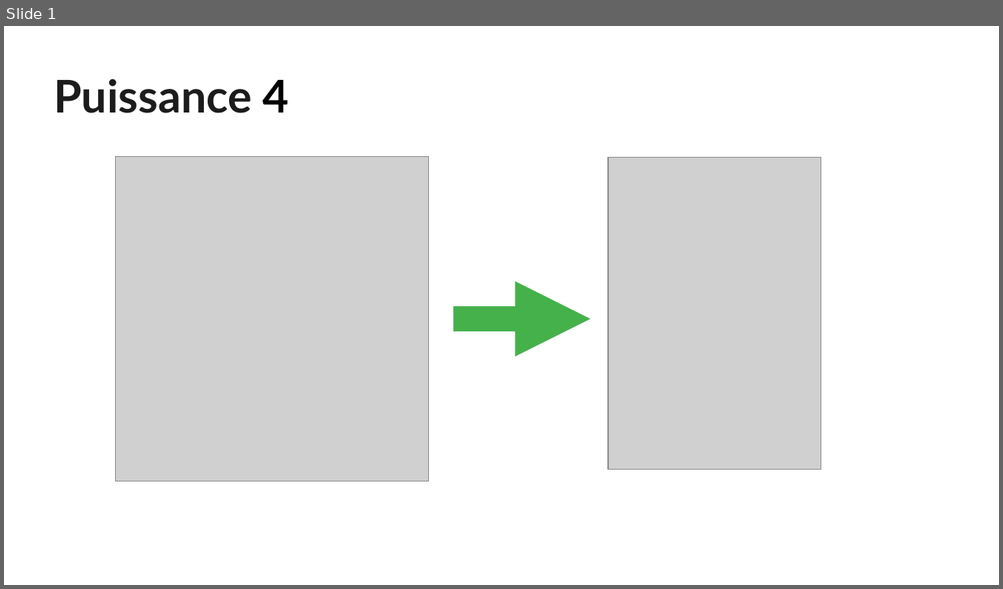
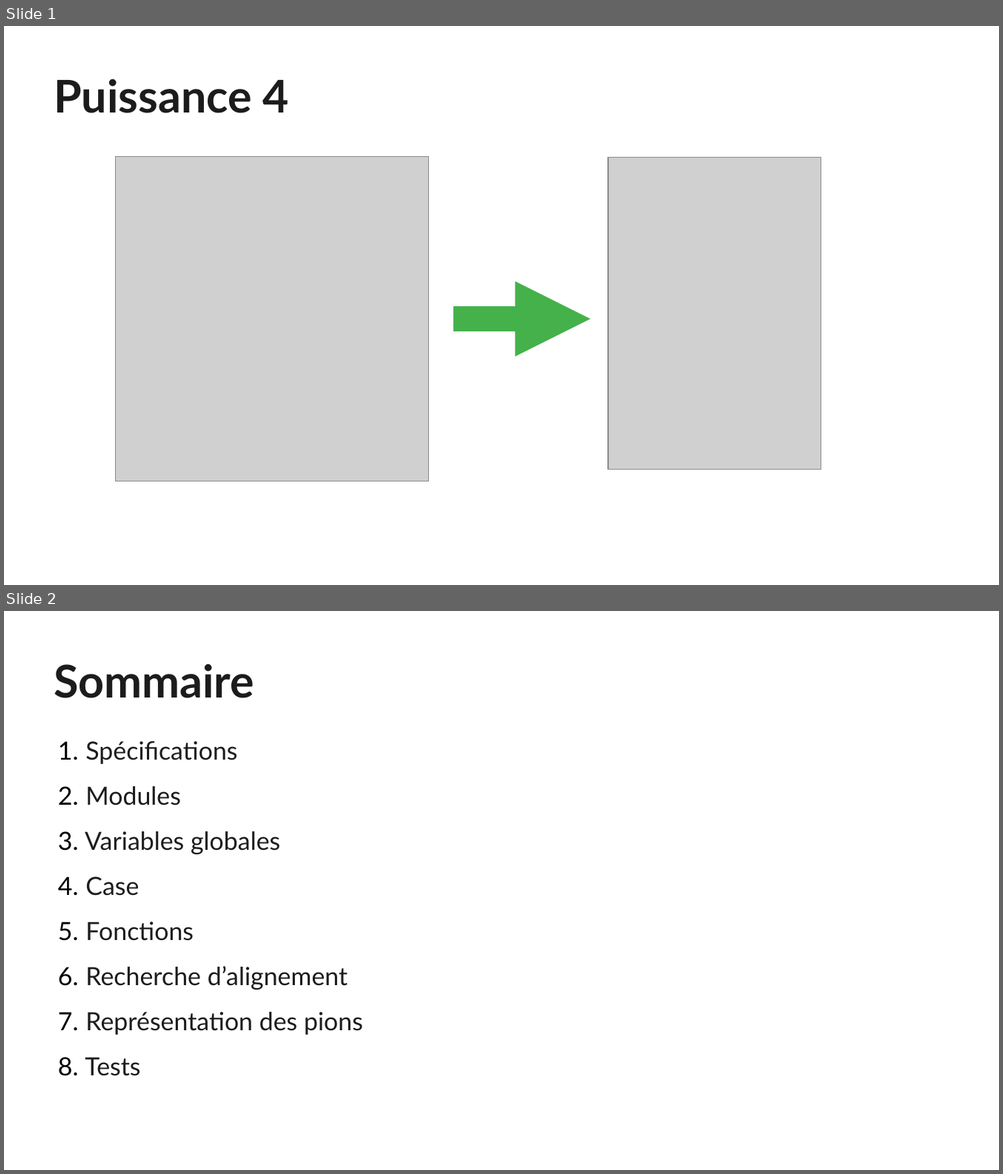
Before and after one commit to 5cover/Puissance-4, a slide deck: diapo.odp. Shown one above the other, each under a label of ours: slide 1 before the commit, slides 1 and 2 after it. The pictures are 1003x589 and 1003x1174 pixels, drawn with LibreOffice and Linux fonts; fonts in the diff are those of the drawing; grey boxes stand for pictures. Boxes give left, top, right and bottom in pixels: in the first picture for what was removed or moved away, otherwise in the second. Text is boxed around its words. In the diff, an @@ line names an element or a change of style, - is before the commit and + after.

```diff
--- a/diapo.odp
+++ b/diapo.odp
@@ slide 2 added at box(4, 611, 999, 1170), background #FFFFFF @@
@@ title added at box(54, 664, 254, 698), 36 pt, text #1C1C1C, bold @@
+Sommaire
@@ subtitle added at box(85, 741, 363, 1076), 20 pt, text #1C1C1C @@
+1. Spécifications
+2. Modules
+3. Variables globales
+4. Case
+5. Fonctions
+6. Recherche d’alignement
+7. Représentation des pions
+8. Tests
@@ slide 1 changed as well @@
@@ title "Puissance 4" at box(54, 79, 289, 113): text colour #000000 to #1C1C1C in "4" @@
```
Also in this commit, not shown: 10 other slides changed, 3 other slides added, 3 slides removed, 6 other files.
